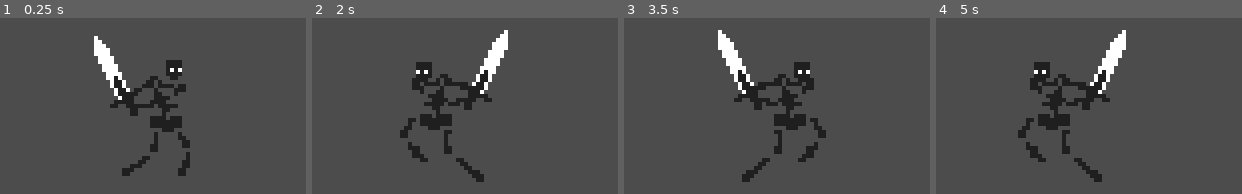
Above: before the commit, frames 1-4 (left to right).
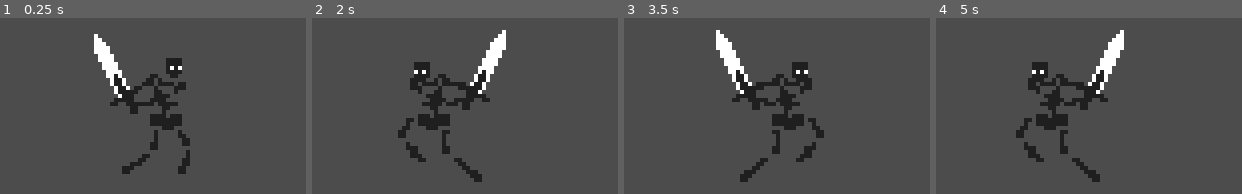
Above: after the commit, the same moments.

Repository: soekmego/Grave
Game: Godot game, scene res://Scenes/Skeleton/Skeleton.tscn
Two runs of this game, one before a commit and one after it. Both use one fixed random seed, a clock stepped at 60 frames per second and the inputs below. The project has no main scene, so this scene is started directly.
Inputs:
- Up to frame 1 (0.25 s): no input
- Up to frame 2 (2 s): tap Enter (ui_accept) at 0.5, 0.77, 1.52 s; hold Right (ui_right) 0.53-1.28 s; hold Left (ui_left) from 1.28 s (still down)
- Up to frame 3 (3.5 s): release Left (ui_left) at 2.03 s; hold Right (ui_right) from 2.03 s (still down); tap Enter (ui_accept) at 3.02 s
- Up to frame 4 (5 s): release Right (ui_right) at 3.53 s; hold Left (ui_left) from 3.53 s (still down); tap Enter (ui_accept) at 3.77, 4.52 s

The runs differ from the first frame. In frame 1, 2.0% of the frame differs, in the area x 30-63%, y 9-90%; in frame 2, 2.2%, in the area x 28-65%, y 6-94%; in frame 3, 2.2%; in frame 4, 2.2%.

Commit message:
roll mechanic
switched from floating point pixel rendering to pixel snap. tried to fix roll mechanic but this seems to be a bug somewhere

Diff:
--- a/Scenes/Skeleton/Skeleton.gd
+++ b/Scenes/Skeleton/Skeleton.gd
@@ -47,8 +47,10 @@
 		direction.x -= 1
 		sprite.flip_h = true
 
-	if roll:
-		# TODO - need to implement check for running roll anim
+	# TODO - fix roll mechanic.
+	# When roll button is hammered, player gets stuck
+	# in the last frame of roll animation.
+	if roll and (state == IDLE or state == RUN):
 		change_state(ROLL)
 		if sprite.flip_h == false:
 			direction.x += 3
--- a/Scenes/Skeleton/Skeleton.tscn
+++ b/Scenes/Skeleton/Skeleton.tscn
@@ -1,12 +1,12 @@
 [gd_scene load_steps=16 format=2]
 
 [ext_resource path="res://Scenes/Skeleton/Skeleton.gd" type="Script" id=1]
-[ext_resource path="res://Assets/Sprites/Skeleton/s_skeleton_attack_one_strip5.png" type="Texture" id=2]
+[ext_resource path="res://Assets/Sprites/Skeleton/s_skeleton_roll_strip7.png" type="Texture" id=2]
 [ext_resource path="res://Assets/Sprites/Skeleton/s_skeleton_run_strip6.png" type="Texture" id=3]
-[ext_resource path="res://Assets/Sprites/Skeleton/s_skeleton_attack_two_strip5.png" type="Texture" id=4]
-[ext_resource path="res://Assets/Sprites/Skeleton/s_skeleton_attack_three_strip6.png" type="Texture" id=5]
-[ext_resource path="res://Assets/Sprites/Skeleton/s_skeleton_idle_strip3.png" type="Texture" id=6]
-[ext_resource path="res://Assets/Sprites/Skeleton/s_skeleton_roll_strip7.png" type="Texture" id=7]
+[ext_resource path="res://Assets/Sprites/Skeleton/s_skeleton_attack_one_strip5.png" type="Texture" id=4]
+[ext_resource path="res://Assets/Sprites/Skeleton/s_skeleton_attack_two_strip5.png" type="Texture" id=5]
+[ext_resource path="res://Assets/Sprites/Skeleton/s_skeleton_attack_three_strip6.png" type="Texture" id=6]
+[ext_resource path="res://Assets/Sprites/Skeleton/s_skeleton_idle_strip3.png" type="Texture" id=7]
 
 [sub_resource type="RectangleShape2D" id=1]
 
@@ -257,7 +257,7 @@
 tracks/2/imported = false
 tracks/2/enabled = true
 tracks/2/keys = {
-"times": PoolRealArray( 0.1, 0.6 ),
+"times": PoolRealArray( 0.1, 0.5 ),
 "transitions": PoolRealArray( 1, 1 ),
 "update": 1,
 "values": [ true, false ]
@@ -307,7 +307,7 @@
 
 texture = ExtResource( 2 )
 region_enabled = true
-region_rect = Rect2( -2.2005, 12, 67.2005, 36 )
+region_rect = Rect2( 582, 14, 24, 34 )
 _sections_unfolded = [ "Offset", "Region", "Transform" ]
 
 [node name="Collision" type="CollisionShape2D" parent="." index="1"]
--- a/project.godot
+++ b/project.godot
@@ -43,4 +43,5 @@
 
 [rendering]
 
+quality/2d/use_pixel_snap=true
 environment/default_environment="res://default_env.tres"
Not shown: 5 places in Scenes/Skeleton/Skeleton.tscn that only renumber resources
